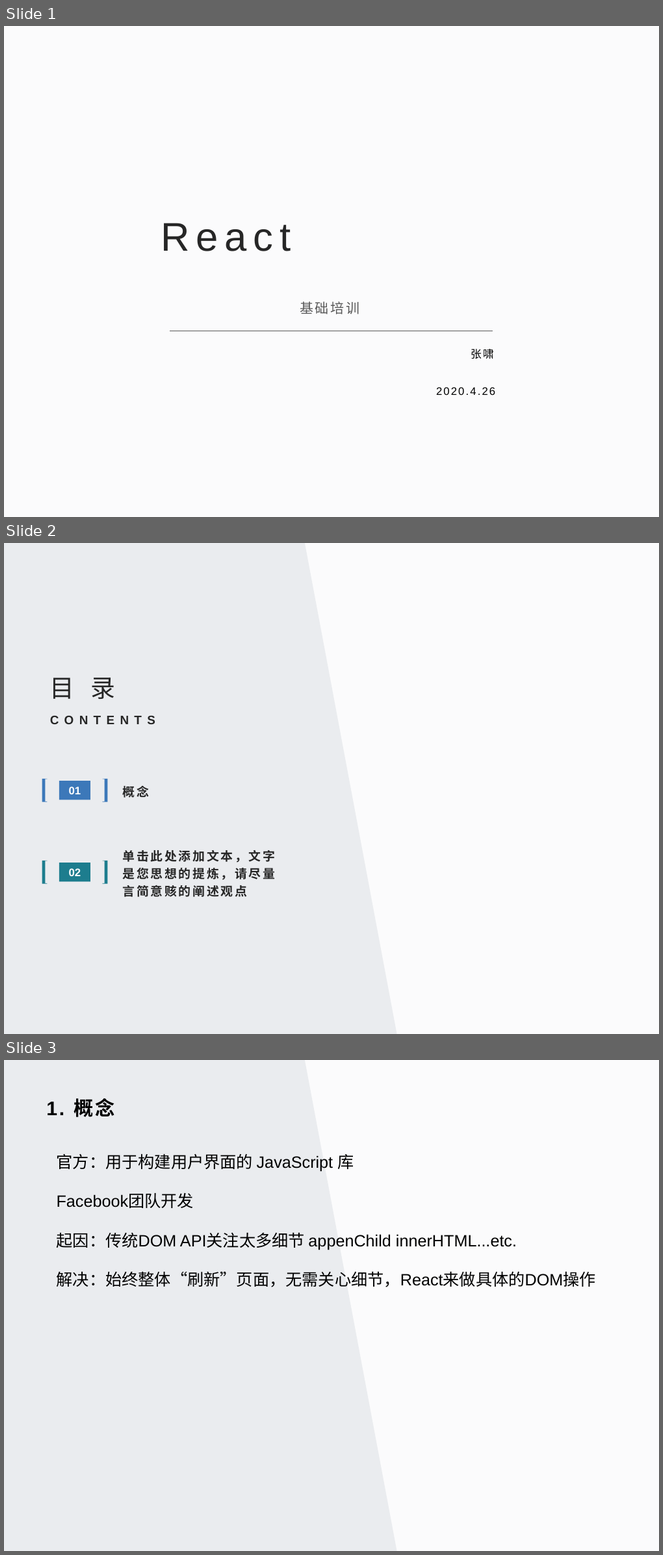
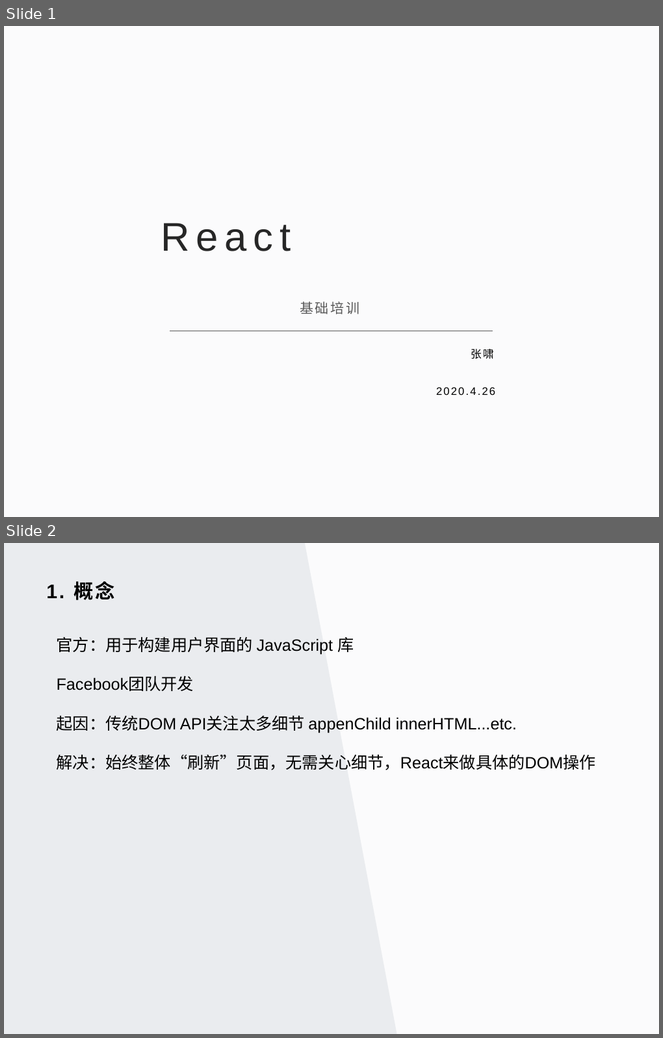
Before and after one commit to petsgre/tutorial, a slide deck: 前端开发/react/react基础培训/React基础培训.pptx. Shown one above the other, each under a label of ours: slides 1, 2 and 3 before the commit, slides 1 and 2 after it. The pictures are 663x1555 and 663x1038 pixels, drawn with LibreOffice and Linux fonts; fonts in the diff are those of the drawing; background and template pictures are left out. Boxes give left, top, right and bottom in pixels: in the first picture for what was removed or moved away, otherwise in the second. Text is boxed around its words. In the diff, an @@ line names an element or a change of style, - is before the commit and + after.

```diff
--- a/前端开发/react/react基础培训/React基础培训.pptx
+++ b/前端开发/react/react基础培训/React基础培训.pptx
@@ slide 2 removed at (4, 543, 659, 1034), background #FBFBFC; not listed: 1 template element that a slide beside it also shows @@
@@ text removed at (50, 678, 116, 699) @@
-目 录
@@ text removed at (43, 709, 220, 731) @@
-CONTENTS
@@ freeform shape removed at (42, 779, 48, 802) @@
@@ rectangle removed at (59, 781, 90, 800) @@
-01
@@ freeform shape removed at (102, 779, 107, 802) @@
@@ text removed at (123, 786, 149, 798) @@
-概念
@@ text removed at (123, 850, 276, 897) @@
-单击此处添加文本，文字是您思想的提炼，请尽量言简意赅的阐述观点
@@ freeform shape removed at (42, 861, 48, 884) @@
@@ rectangle removed at (59, 863, 90, 882) @@
-02
@@ freeform shape removed at (102, 861, 107, 884) @@
@@ what was slide 3 is now slide 2 @@
```
Also in this commit, not shown: 4 slides changed, 1 slide added.
